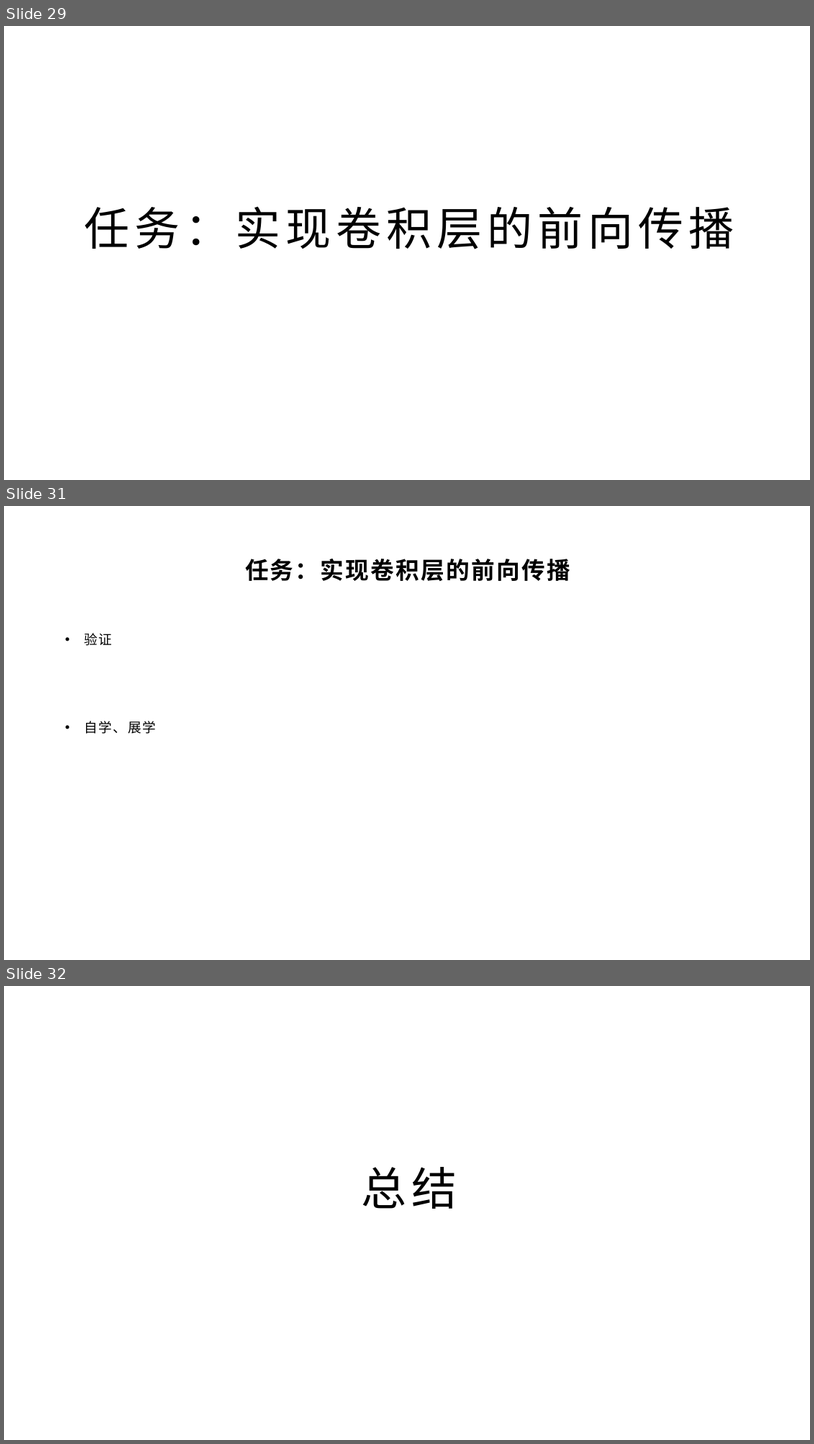
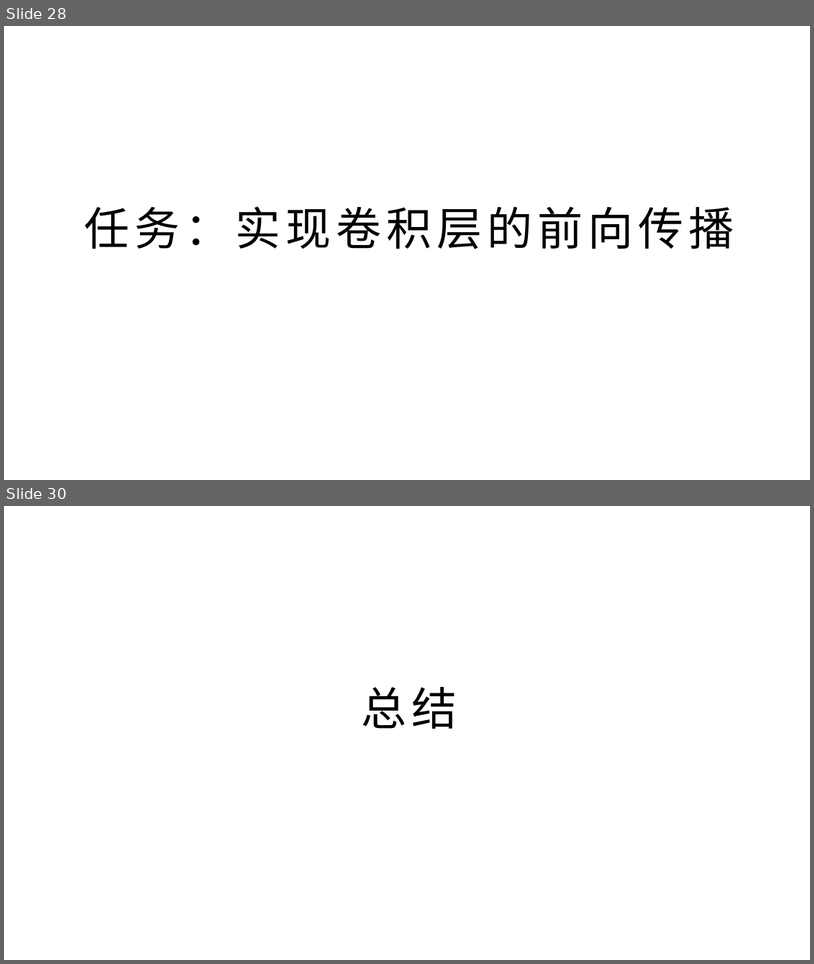
Before and after one commit to yyc-git/DeepLearningEdu, a slide deck: lessons/8_conv_layer_forward/ppt/卷积神经网络与卷积层的前向传播推导.pptx. Shown one above the other, each under a label of ours: slides 29, 31 and 32 before the commit, slides 28 and 30 after it; the slides between them are not shown. The pictures are 814x1444 and 814x964 pixels, drawn with LibreOffice and Linux fonts; fonts in the diff are those of the drawing; background and template pictures are left out. Boxes give left, top, right and bottom in pixels: in the first picture for what was removed or moved away, otherwise in the second. Text is boxed around its words. In the diff, an @@ line names an element or a change of style, - is before the commit and + after.

```diff
--- a/lessons/8_conv_layer_forward/ppt/卷积神经网络与卷积层的前向传播推导.pptx
+++ b/lessons/8_conv_layer_forward/ppt/卷积神经网络与卷积层的前向传播推导.pptx
@@ slide 31 removed at (4, 506, 810, 960), background picture (left out) @@
@@ title removed at (245, 559, 571, 581) @@
-任务：实现卷积层的前向传播
@@ text removed at (84, 633, 156, 734) @@
-• 验证
-• 自学、展学
@@ what was slide 29 is now slide 28 @@
@@ what was slide 32 is now slide 30 @@
```
Also in this commit, not shown: 8 slides changed, 1 slide added, 2 other slides removed, 19 other files.
